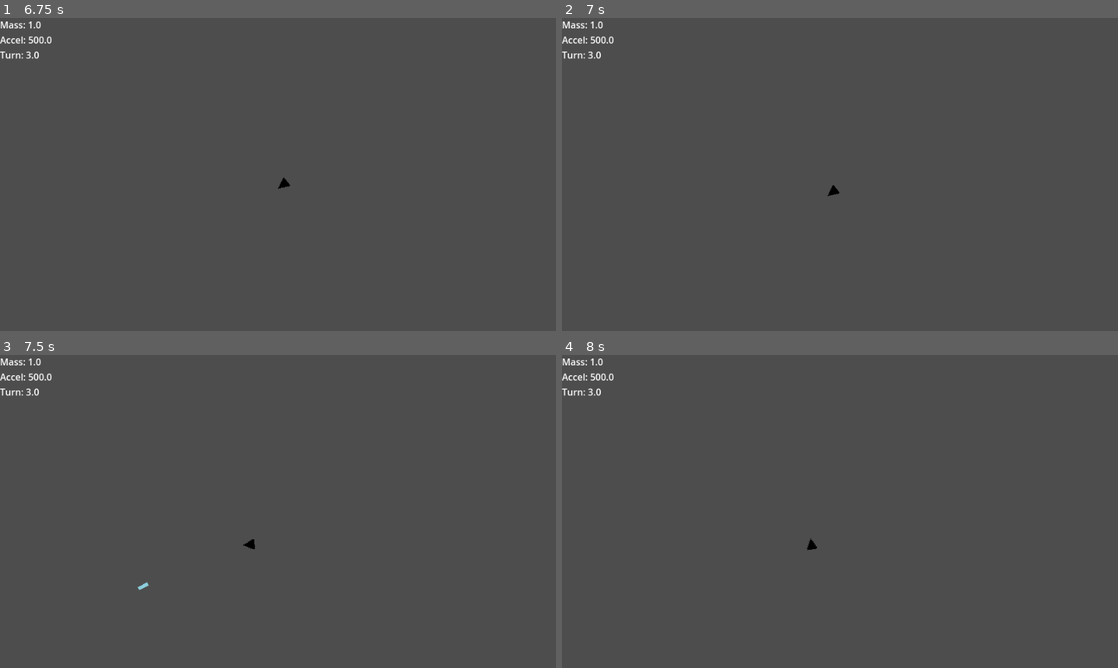
Above: before the commit, frames 1-4 (two rows, left to right).
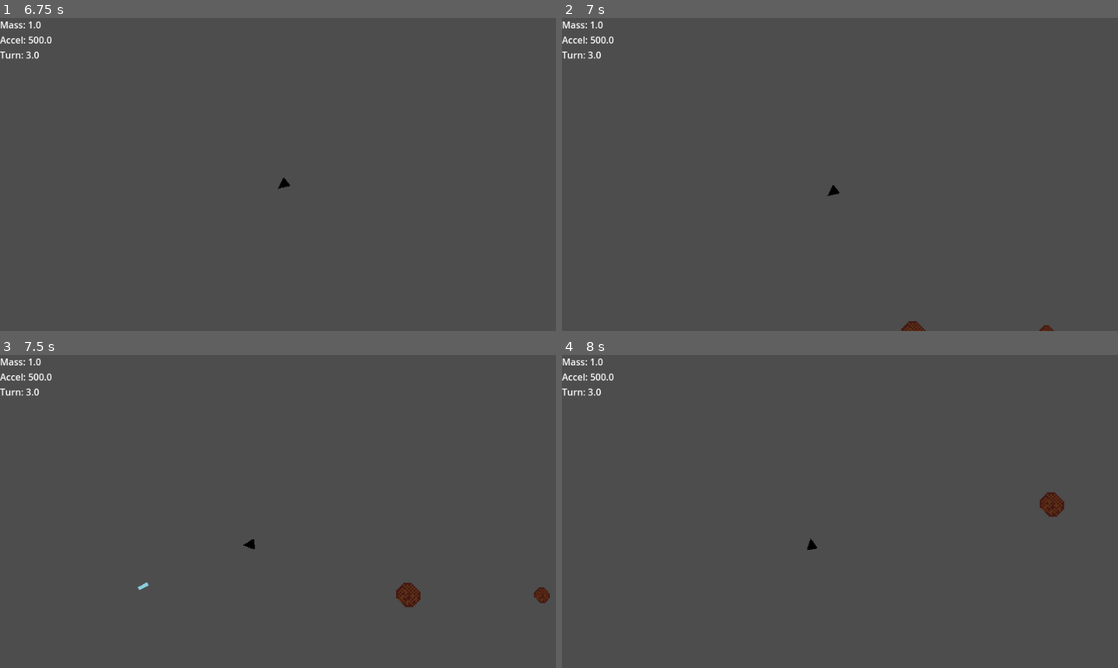
Above: after the commit, the same moments.

Repository: DMAlexander/katamari-asteroids
Game: Godot game, scene res://scenes/levels/test_level.tscn
Same seed, same stepped clock (60 frames per second), same inputs: the game is played once before the commit and once after it.
Inputs:
- Up to frame 1 (6.75 s): tap Enter at 0.5 s; hold D (move_right) 0.53-1.28 s; hold Space (shoot) 0.53-1.28 s; hold A (move_left) 1.28-2.03 s; tap Space (shoot) at 1.35, 2.85, 4.35, 5.85, 6.5 s; hold D (move_right) 2.03-2.78 s; hold Space (shoot) 2.03-2.78 s; hold W (move_forward) 2.78-3.53 s; hold Space (shoot) 3.53-4.28 s; hold A (move_left) 3.53-5.78 s; hold Space (shoot) 5.03-5.78 s; hold D (move_right) 5.78-6.53 s; hold W (move_forward) from 6.53 s (still down); hold Space (shoot) from 6.53 s (still down)
- Up to frame 2 (7 s): keep holding W (move_forward); keep holding Space (shoot)
- Up to frame 3 (7.5 s): release W (move_forward) at 7.28 s; release Space (shoot) at 7.28 s; hold D (move_right) from 7.28 s (still down); tap Space (shoot) at 7.35 s
- Up to frame 4 (8 s): keep holding D (move_right)

Frame 1 is identical in both runs. In frame 2, 0.1% of the frame differs, in the area x 61-89%, y 96-100%; in frame 3, 0.4%, in the area x 71-99%, y 72-81%; in frame 4, 0.3%.

Commit message:
Wave Manager

Diff:
--- a/scenes/levels/test_level.tscn
+++ b/scenes/levels/test_level.tscn
@@ -1,7 +1,8 @@
-[gd_scene load_steps=3 format=3 uid="uid://xriadxufhsx8"]
+[gd_scene load_steps=4 format=3 uid="uid://xriadxufhsx8"]
 
 [ext_resource type="PackedScene" uid="uid://yqfc8kkwk0hx" path="res://scenes/player/Player.tscn" id="1_jbqir"]
 [ext_resource type="PackedScene" uid="uid://bkao1ywcuegt2" path="res://scenes/debris/debris.tscn" id="2_yautc"]
+[ext_resource type="Script" uid="uid://cuqwumodo758e" path="res://scenes/levels/wave_manager.gd" id="3_fr1um"]
 
 [node name="TestLevel" type="Node2D"]
 
@@ -25,3 +26,7 @@
 
 [node name="Debris4" parent="." instance=ExtResource("2_yautc")]
 position = Vector2(21, -76)
+
+[node name="WaveManager" type="Node" parent="."]
+script = ExtResource("3_fr1um")
+debris_scene = ExtResource("2_yautc")
--- /dev/null
+++ b/scenes/levels/wave_manager.gd
@@ -0,0 +1,53 @@
+extends Node
+
+@export var debris_scene: PackedScene
+@export var spawn_area := Vector2(1000, 600)
+
+var time_alive := 0.0
+var spawn_timer := 0.0
+
+@export var base_spawn_rate := 2.0
+@export var min_spawn_rate := 0.4
+
+func _process(delta):
+
+	time_alive += delta
+
+	# spawn faster over time
+	var difficulty = clamp(time_alive / 120.0, 0.0, 1.0)
+	var spawn_rate = lerp(base_spawn_rate, min_spawn_rate, difficulty)
+
+	spawn_timer -= delta
+
+	if spawn_timer <= 0.0:
+		spawn_debris(difficulty)
+		spawn_timer = spawn_rate
+
+func spawn_debris(difficulty: float):
+
+	var debris = debris_scene.instantiate()
+	get_tree().current_scene.add_child(debris)
+
+	# random position around screen edges
+	var side = randi() % 4
+	var pos = Vector2.ZERO
+
+	match side:
+		0: pos = Vector2(randf() * spawn_area.x, -50)
+		1: pos = Vector2(randf() * spawn_area.x, spawn_area.y + 50)
+		2: pos = Vector2(-50, randf() * spawn_area.y)
+		3: pos = Vector2(spawn_area.x + 50, randf() * spawn_area.y)
+
+	debris.global_position = pos
+
+	# scale difficulty affects size
+	var roll = randf()
+
+	if roll < 0.5 + difficulty * 0.2:
+		debris.size = debris.DebrisSize.SMALL
+	elif roll < 0.8:
+		debris.size = debris.DebrisSize.MEDIUM
+	else:
+		debris.size = debris.DebrisSize.LARGE
+
+	debris.apply_size_data()
Not shown, added: scenes/levels/wave_manager.gd.uid
